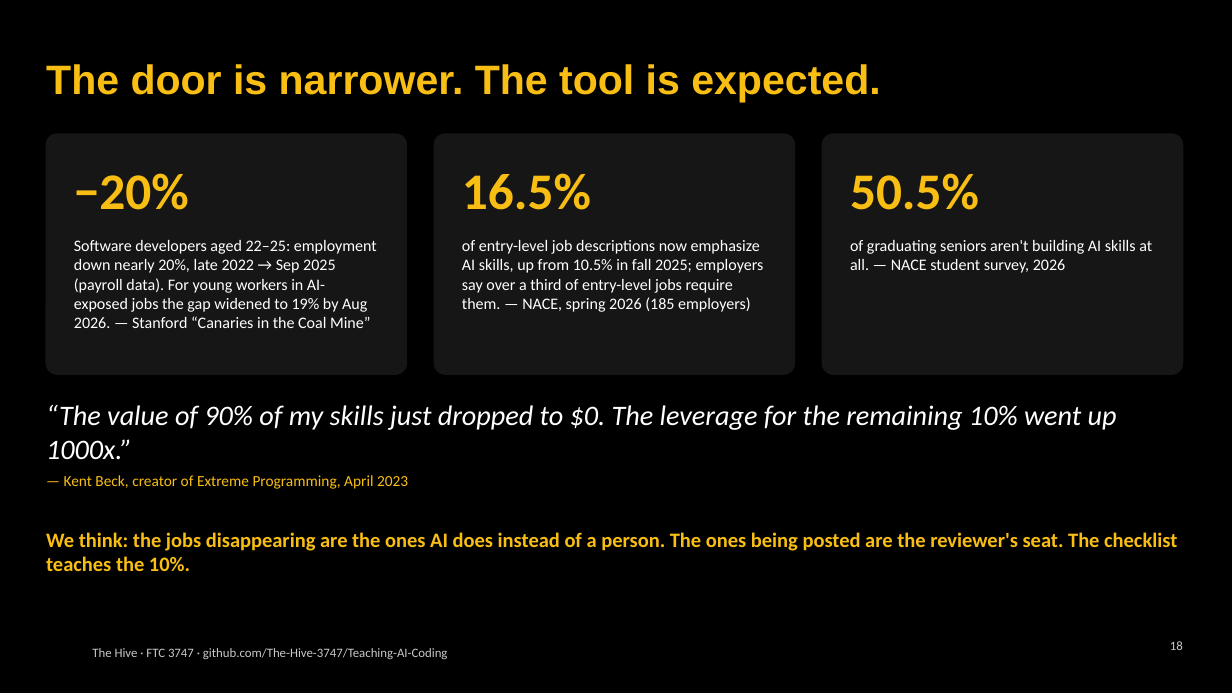
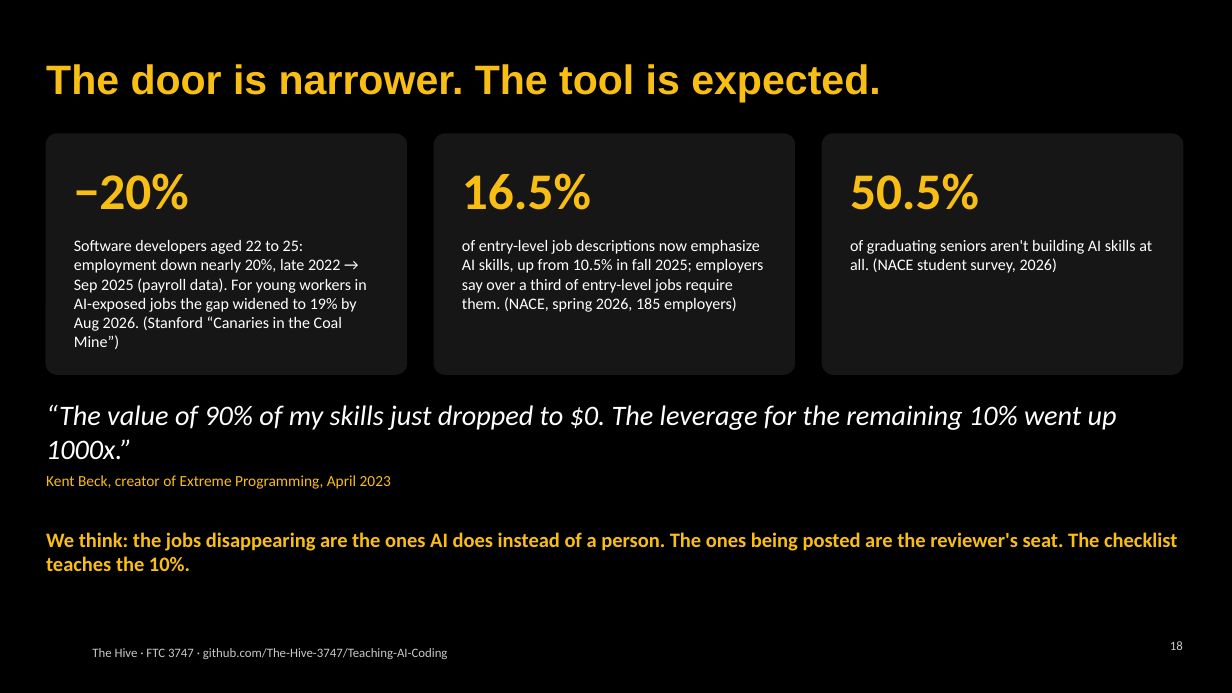
Before and after one commit to The-Hive-3747/Teaching-AI-Coding, a slide deck: slide 18 of slides/kickoff.pptx. Drawn at 1232x693 pixels with LibreOffice and Linux fonts; fonts in the diff are those of the drawing; background and template pictures are left out. Boxes give left, top, right and bottom in pixels: in the first picture for what was removed or moved away, otherwise in the second. Text is boxed around its words. In the diff, an @@ line names an element or a change of style, - is before the commit and + after.

```diff
--- a/slides/kickoff.pptx
+++ b/slides/kickoff.pptx
@@ text at (74, 240, 367, 349): text changed @@
-Software developers aged 22–25: employment down nearly 20%, late 2022 → Sep 2025 (payroll data). For young workers in AI-exposed jobs the gap widened to 19% by Aug 2026. — Stanford “Canaries in the Coal Mine”
+Software developers aged 22 to 25: employment down nearly 20%, late 2022 → Sep 2025 (payroll data). For young workers in AI-exposed jobs the gap widened to 19% by Aug 2026. (Stanford “Canaries in the Coal Mine”)
@@ text at (462, 240, 764, 312): text changed @@
-of entry-level job descriptions now emphasize AI skills, up from 10.5% in fall 2025; employers say over a third of entry-level jobs require them. — NACE, spring 2026 (185 employers)
+of entry-level job descriptions now emphasize AI skills, up from 10.5% in fall 2025; employers say over a third of entry-level jobs require them. (NACE, spring 2026, 185 employers)
@@ text at (850, 240, 1152, 273): text changed @@
-of graduating seniors aren't building AI skills at all. — NACE student survey, 2026
+of graduating seniors aren't building AI skills at all. (NACE student survey, 2026)
@@ text at (46, 475, 391, 489): text changed @@
-— Kent Beck, creator of Extreme Programming, April 2023
+Kent Beck, creator of Extreme Programming, April 2023
```
Also in this commit, not shown: 18 other slides changed, 43 other files.
